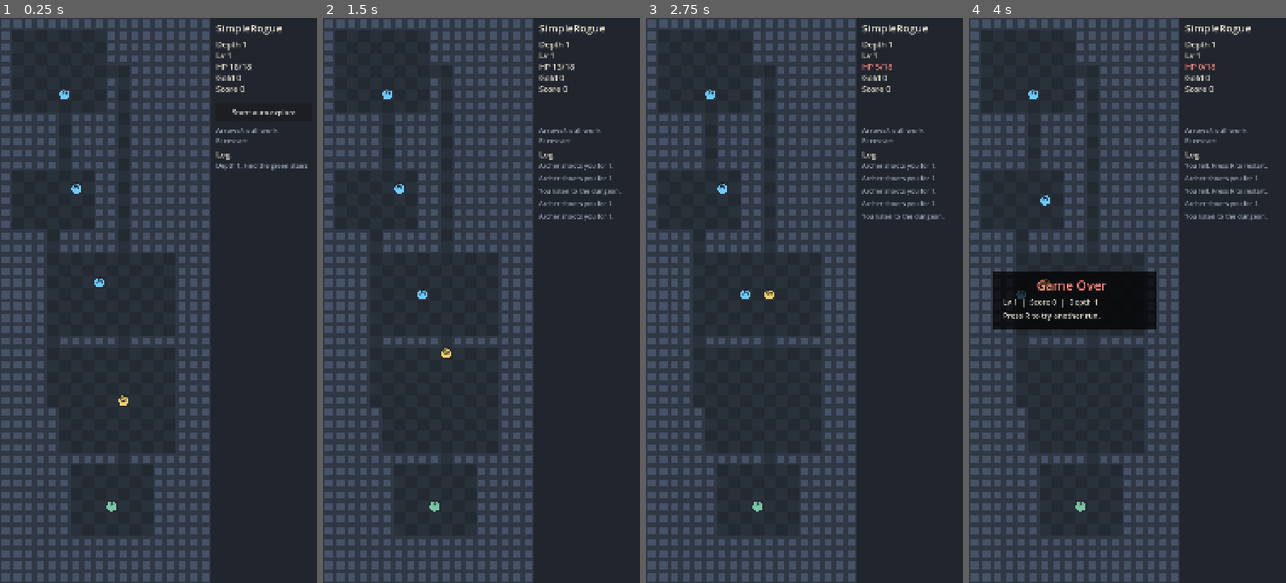
Above: before the commit, frames 1-4 (left to right).
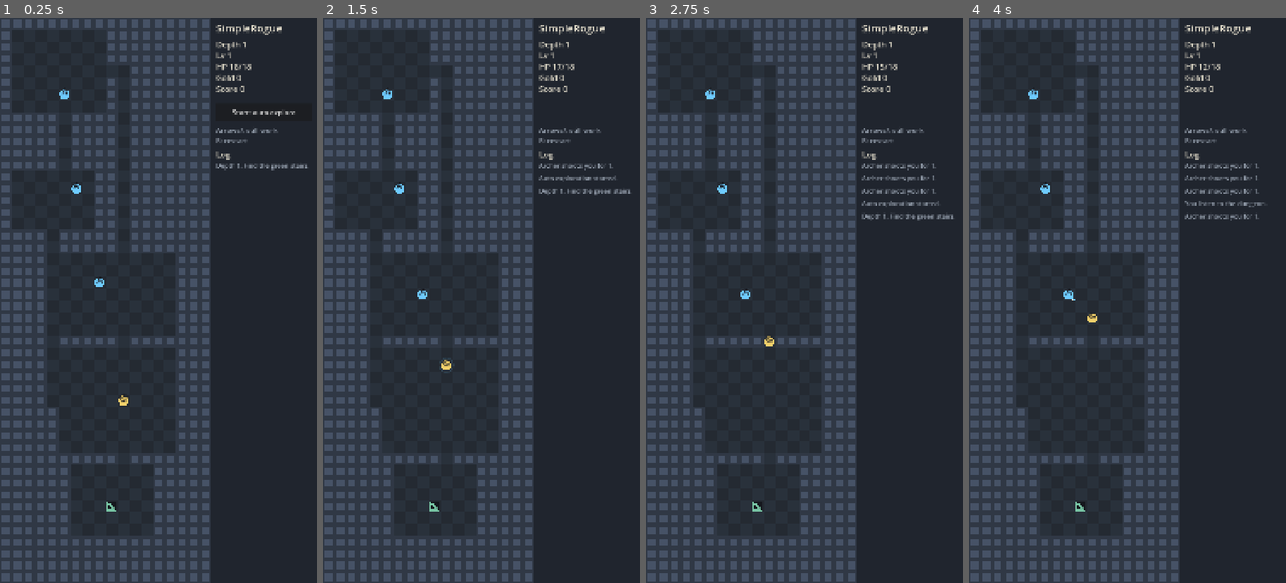
Above: after the commit, the same moments.

Repository: torafugu/anarogue
Game: Godot game, scene res://scenes/main.tscn
The game is run twice, just before and just after one commit, with the same random seed, the same clock (stepped at 60 frames per second) and the same inputs.
Inputs:
- Up to frame 1 (0.25 s): no input
- Up to frame 2 (1.5 s): click "Start: auto explore" at 0.5 s; hold Right (move_right) from 1.28 s (still down); tap . (wait_turn) at 1.35 s
- Up to frame 3 (2.75 s): release Right (move_right) at 2.03 s; hold Down (move_down) from 2.03 s (still down); tap . (wait_turn) at 2.1 s
- Up to frame 4 (4 s): release Down (move_down) at 2.78 s; hold Right (move_right) 2.78-3.53 s; tap . (wait_turn) at 2.85, 3.6 s; hold Up (move_up) from 3.53 s (still down)

The runs differ from the first frame. In frame 1, less than 0.1% of the frame differs, in the area x 33-37%, y 85-88%; in frame 2, 0.6%; in frame 3, 0.5%; in frame 4, 5.8%, in the area x 7-95%, y 8-88%.

Commit message:
Arrow animation was added.

Diff:
--- a/game/scripts/main.gd
+++ b/game/scripts/main.gd
@@ -5,6 +5,8 @@
 const MIN_ROOM_SIZE := 5
 const MAX_ROOM_SIZE := 11
 const AUTO_TURN_DELAY := 0.18
+const ARROW_FLIGHT_DURATION := 0.28
+const ARROW_IMPACT_DURATION := 0.12
 
 const TILE_WALL := 0
 const TILE_FLOOR := 1
@@ -61,6 +63,7 @@
 var auto_turn_elapsed := 0.0
 var auto_exploration_started := false
 var start_button: Button
+var arrows: Array[Dictionary] = []
 
 func _ready() -> void:
 	rng.randomize()
@@ -71,6 +74,15 @@
 	new_floor()
 
 func _process(delta: float) -> void:
+	# Finish projectiles even when the final shot has ended the run.
+	if not arrows.is_empty():
+		for i in range(arrows.size() - 1, -1, -1):
+			arrows[i]["elapsed"] += delta
+			if arrows[i]["elapsed"] >= ARROW_FLIGHT_DURATION + ARROW_IMPACT_DURATION:
+				arrows.remove_at(i)
+		queue_redraw()
+		return
+
 	if game_over or not auto_exploration_started:
 		return
 
@@ -93,7 +105,7 @@
 		restart_game()
 		return
 
-	if game_over:
+	if game_over or not arrows.is_empty():
 		return
 
 	var direction := Vector2i.ZERO
@@ -176,6 +188,7 @@
 	queue_redraw()
 
 func new_floor() -> void:
+	arrows.clear()
 	# Generate for the current viewport; resizing an active floor preserves the run.
 	var available := map_available_size()
 	map_width = maxi(MAX_ROOM_SIZE + 4, int(available.x / TILE_SIZE))
@@ -600,6 +613,12 @@
 	# In bow range (2-7 tiles): fire arrow
 	if dist_sq <= 49:
 		if can_enemy_see_player(enemy_pos):
+			arrows.append({
+				"from": Vector2(enemy_pos) * TILE_SIZE + Vector2.ONE * TILE_SIZE * 0.5,
+				"to": Vector2(player["pos"]) * TILE_SIZE + Vector2.ONE * TILE_SIZE * 0.5,
+				"elapsed": 0.0,
+			})
+			queue_redraw()
 			var dmg: int = enemy["attack"]
 			var hp_before: int = player["hp"]
 			player["hp"] = player["hp"] - dmg
@@ -811,10 +830,33 @@
 	draw_set_transform(map_offset, 0.0, Vector2.ONE * map_scale)
 	draw_dungeon()
 	draw_entities()
+	draw_arrows()
 	draw_set_transform(Vector2.ZERO)
 	draw_hud()
-	if game_over:
+	if game_over and arrows.is_empty():
 		draw_game_over()
+
+func draw_arrows() -> void:
+	for arrow in arrows:
+		var origin: Vector2 = arrow["from"]
+		var target: Vector2 = arrow["to"]
+		var elapsed: float = arrow["elapsed"]
+		if elapsed < ARROW_FLIGHT_DURATION:
+			var direction := (target - origin).normalized()
+			var perpendicular := Vector2(-direction.y, direction.x)
+			var tip := origin.lerp(target, elapsed / ARROW_FLIGHT_DURATION)
+			var tail := tip - direction * 22.0
+			draw_line(tail - direction * 12.0, tip, Color(0.43, 0.8, 1.0, 0.3), 6.0, true)
+			draw_line(tail, tip, COLORS["archer"], 3.0, true)
+			draw_colored_polygon(PackedVector2Array([
+				tip, tip - direction * 9.0 + perpendicular * 5.0,
+				tip - direction * 9.0 - perpendicular * 5.0,
+			]), COLORS["text"])
+		else:
+			var progress := (elapsed - ARROW_FLIGHT_DURATION) / ARROW_IMPACT_DURATION
+			var color: Color = COLORS["archer"]
+			color.a = 1.0 - progress
+			draw_arc(target, 10.0 + progress * 16.0, 0.0, TAU, 32, color, 3.0, true)
 
 func draw_dungeon() -> void:
 	for y in range(map_height):
@@ -828,7 +870,20 @@
 				var color: Color = COLORS["floor"] if (x + y) % 2 == 0 else COLORS["floor_alt"]
 				draw_rect(rect, color)
 
-	draw_tile_symbol(stairs_pos, ">", COLORS["stairs"])
+	draw_stairs_icon()
+
+func draw_stairs_icon() -> void:
+	var origin := Vector2(stairs_pos) * TILE_SIZE
+	var badge := Rect2(origin + Vector2.ONE * 4, Vector2.ONE * 32)
+	draw_rect(badge, COLORS["bg"])
+	draw_rect(badge, COLORS["stairs"], false, 2.0)
+	var steps := PackedVector2Array([
+		origin + Vector2(9, 12), origin + Vector2(16, 12),
+		origin + Vector2(16, 19), origin + Vector2(23, 19),
+		origin + Vector2(23, 26), origin + Vector2(30, 26),
+	])
+	draw_polyline(steps, COLORS["stairs"], 3.0, true)
+	draw_line(origin + Vector2(9, 31), origin + Vector2(30, 31), COLORS["stairs"], 2.0, true)
 
 func draw_entities() -> void:
 	for enemy in enemies:
Not shown, changed: .DS_Store
Not shown, changed: USER_MANUAL.md
Not shown, changed: viewer/src/main.ts
Not shown, changed: viewer/src/style.css
